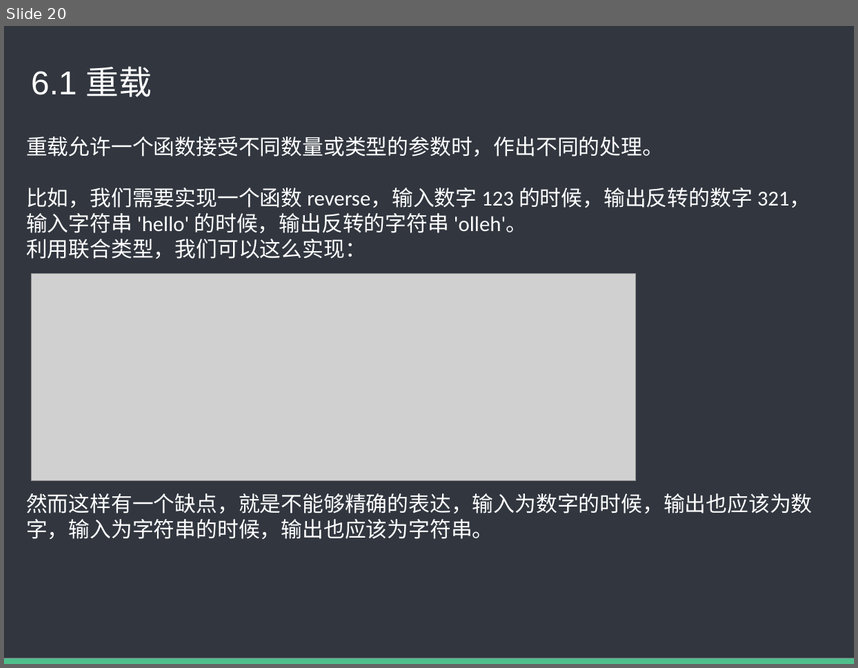
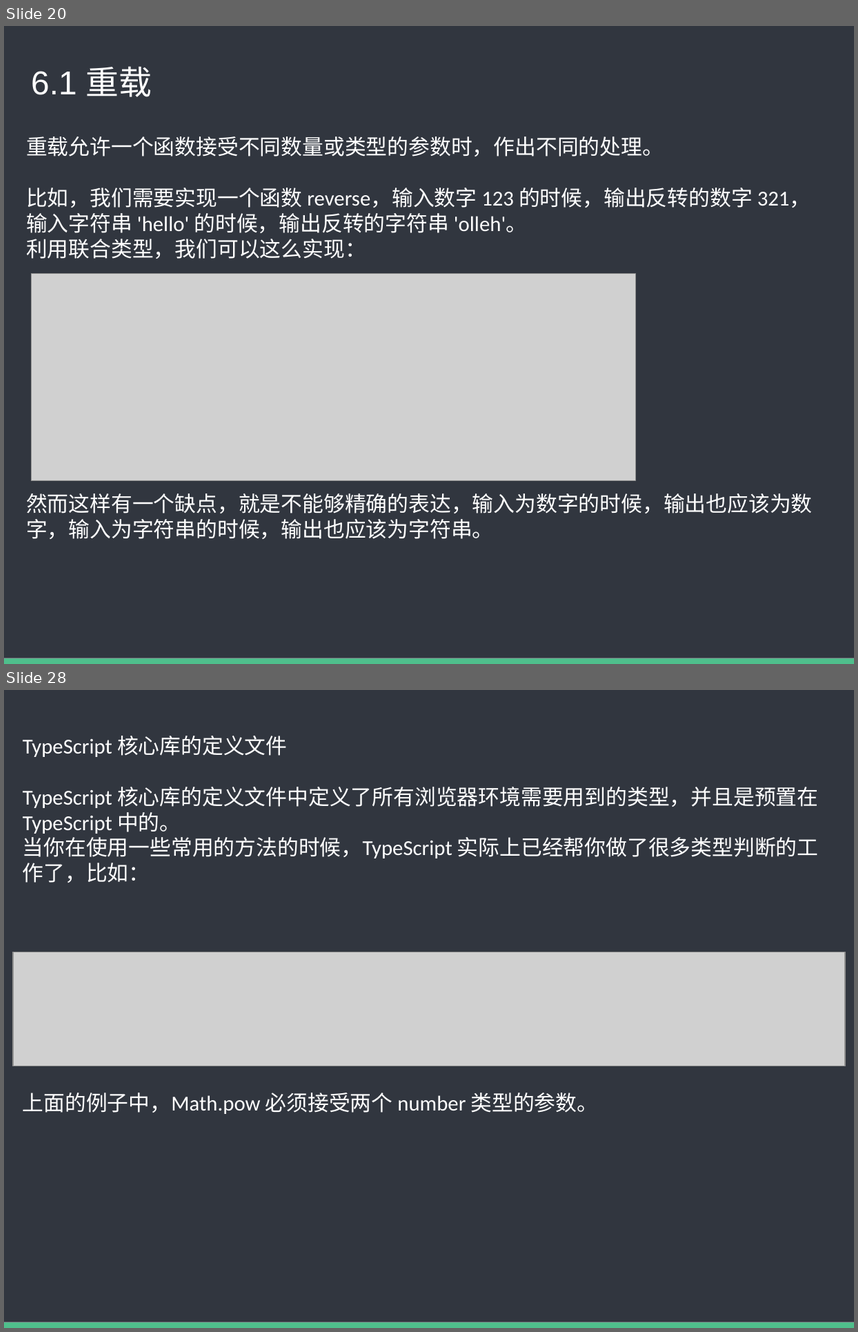
Before and after one commit to baixiaoyu2997/typescript-share, a slide deck: TS内部分享.pptx. Shown one above the other, each under a label of ours: slide 20 before the commit, slides 20 and 28 after it; the slides between them are not shown. The pictures are 858x668 and 858x1332 pixels, drawn with LibreOffice and Linux fonts; fonts in the diff are those of the drawing; grey boxes stand for pictures. Boxes give left, top, right and bottom in pixels: in the first picture for what was removed or moved away, otherwise in the second. Text is boxed around its words. In the diff, an @@ line names an element or a change of style, - is before the commit and + after.

```diff
--- a/TS内部分享.pptx
+++ b/TS内部分享.pptx
@@ slide 28 added at box(4, 690, 854, 1328), background #FFFFFF; not listed: 2 template elements that a slide beside it also shows @@
@@ text added at box(23, 736, 819, 1114), 18 pt, text #FFFFFF @@
+TypeScript 核心库的定义文件
+TypeScript 核心库的定义文件中定义了所有浏览器环境需要用到的类型，并且是预置在 TypeScript 中的。
+当你在使用一些常用的方法的时候，TypeScript 实际上已经帮你做了很多类型判断的工作了，比如：
+上面的例子中，Math.pow 必须接受两个 number 类型的参数。
@@ picture added at box(12, 952, 844, 1066) @@
```
Also in this commit, not shown: 5 slides changed, 6 other slides added, 18 slides removed, 2 other files.
